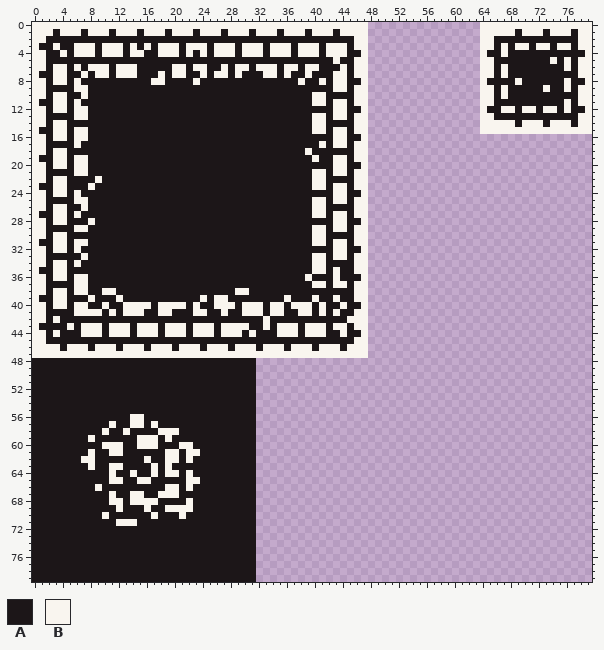
Edited in one commit: pixel-art file (Assets/Sprites/Tilemap/Ground.aseprite). The picture above was drawn from the file before the commit.
80x80 pixels, 1 frame.
Palette (. is transparent): A #1c1618  B #f9f5ef
After the commit:
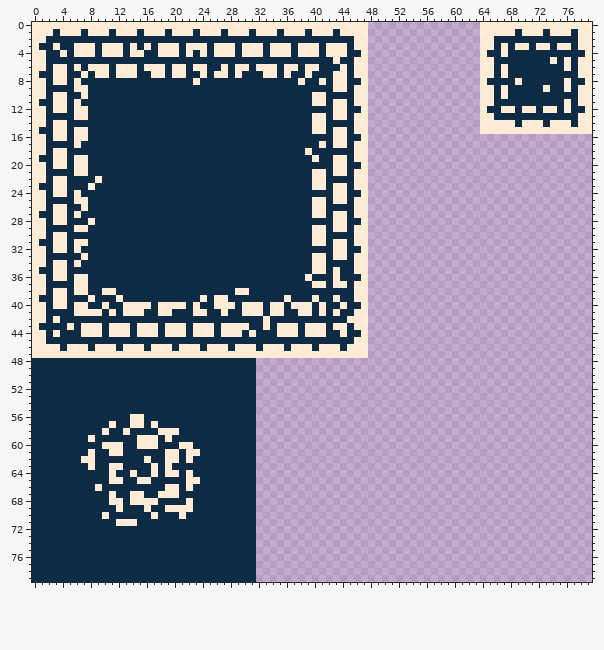
What changed:
Colour A changes from #1c1618 to #0d2b45.
Colour B changes from #f9f5ef to #ffecd6.
Colour B gives way to colour A in row 8 at x 17 to 18.
Colour A gives way to colour B in row 6 at x 16 to 18; in row 7 at x 17.
Boxes around the changes in both pictures, in picture pixels (x1, y1, x2, y2):
changed: (32, 22, 368, 582)
changed: (480, 22, 592, 134)
